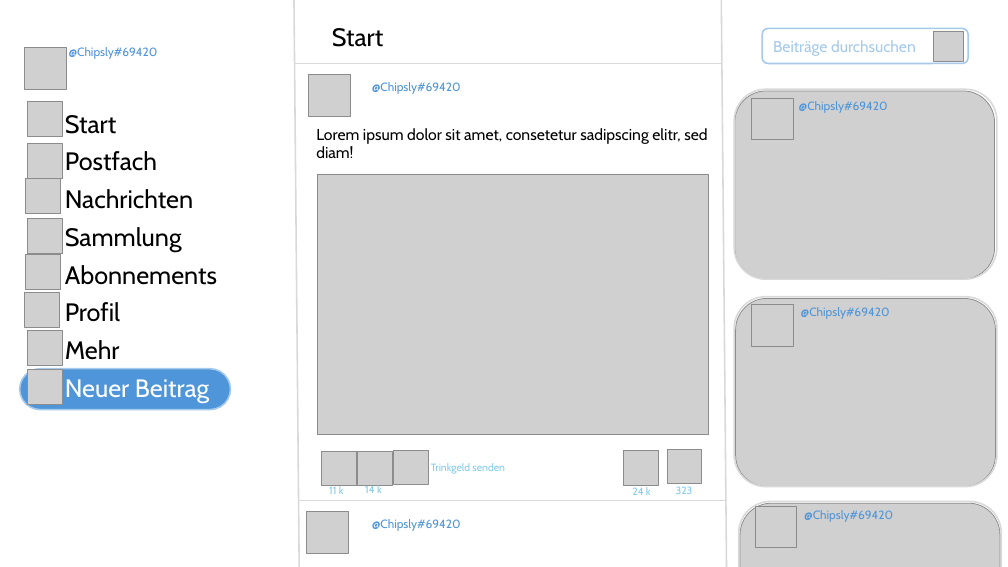
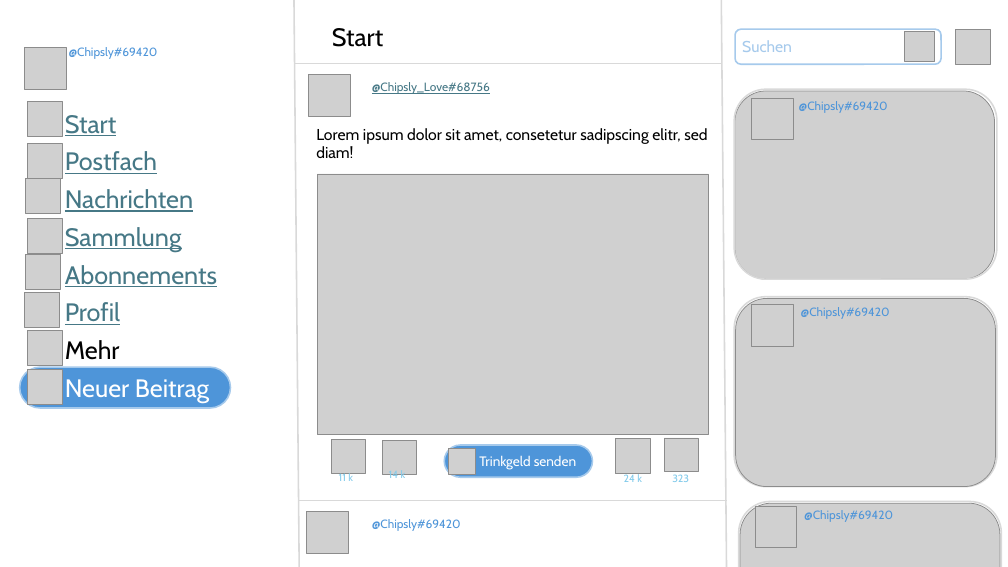
Before and after one commit to janikstucki/chipslyfans, a slide deck: slide 1 of Dokumentation/ChipslyFans_Mockup.pptx. Drawn at 1008x567 pixels with LibreOffice and Linux fonts; fonts in the diff are those of the drawing; grey boxes stand for pictures. Boxes give left, top, right and bottom in pixels: in the first picture for what was removed or moved away, otherwise in the second. Text is boxed around its words. In the diff, an @@ line names an element or a change of style, - is before the commit and + after.

```diff
--- a/Dokumentation/ChipslyFans_Mockup.pptx
+++ b/Dokumentation/ChipslyFans_Mockup.pptx
@@ rounded rectangle: place and size @@
-rounded rectangle at (762, 29, 969, 64)
+rounded rectangle at (735, 29, 941, 64)
@@ picture added at (956, 29, 991, 64) @@
@@ text at (742, 40, 792, 52): text changed @@
-Beiträge durchsuchen
+Suchen
@@ picture: place and size @@
-picture at (933, 31, 963, 61)
+picture at (905, 31, 935, 61)
@@ text at (372, 82, 490, 94): text changed; text colour #4E95D9 to #467886 @@
-@Chipsly#69420
+@Chipsly_Love#68756
@@ subtitle at (65, 115, 217, 325): text colour #000000 to #467886, underline on in "Start", "Postfach", "Nachrichten", "Sammlung" and 2 more places @@
@@ picture: place and size @@
-picture at (322, 451, 356, 485)
+picture at (331, 439, 365, 473)
@@ picture: place and size @@
-picture at (358, 451, 392, 485)
+picture at (383, 441, 417, 475)
@@ rounded rectangle added at (445, 445, 593, 478), fill #4E95D9, outline #A6CAEC 1.5 pt @@
@@ picture added at (448, 448, 475, 475) @@
@@ text "Trinkgeld senden": place and size @@
-text "Trinkgeld senden" at (431, 463, 505, 474)
+text "Trinkgeld senden" at (479, 456, 576, 470)
@@ text "Trinkgeld senden" at (479, 456, 576, 470): size 10 to 13 pt, text colour #83CBEB to #FFFFFF @@
@@ picture: place and size @@
-picture at (624, 450, 659, 485)
+picture at (616, 439, 650, 474)
@@ picture: place and size @@
-picture at (668, 450, 702, 484)
+picture at (665, 438, 699, 472)
@@ text "11 k": place and size @@
-text "11 k" at (329, 485, 344, 494)
+text "11 k" at (339, 472, 353, 481)
@@ text "14 k": place and size @@
-text "14 k" at (365, 484, 382, 496)
+text "14 k" at (389, 470, 406, 481)
@@ picture removed at (394, 450, 428, 484) @@
@@ text "24 k": place and size @@
-text "24 k" at (632, 487, 651, 495)
+text "24 k" at (624, 473, 642, 482)
@@ text "323": place and size @@
-text "323" at (676, 486, 693, 494)
+text "323" at (672, 474, 689, 482)
```
Also in this commit, not shown: 3 other slides changed, 4 slides added.
